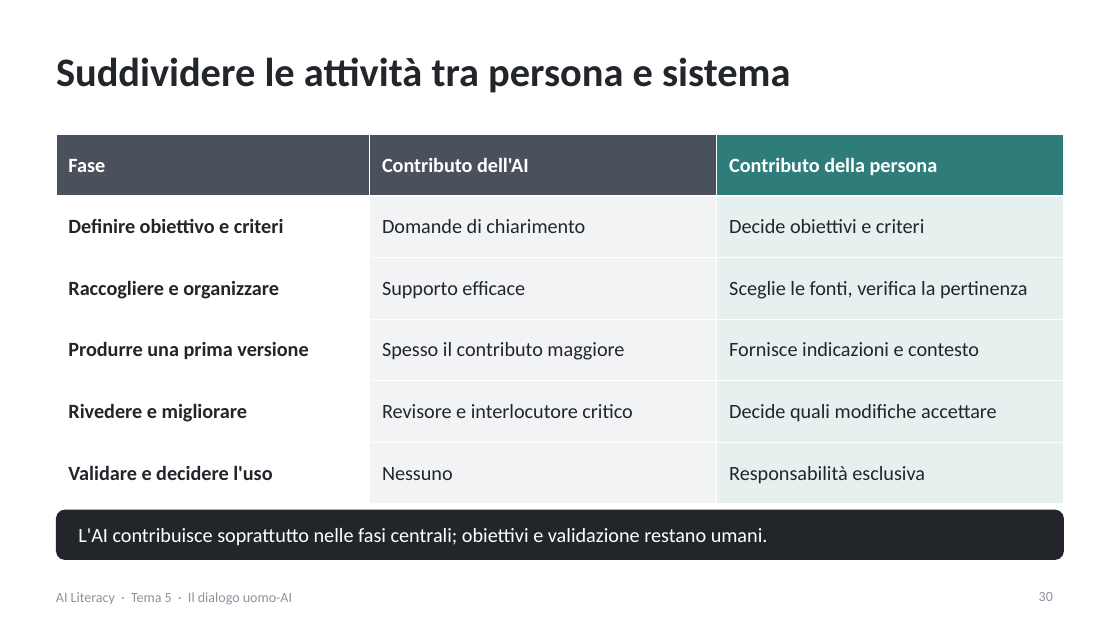
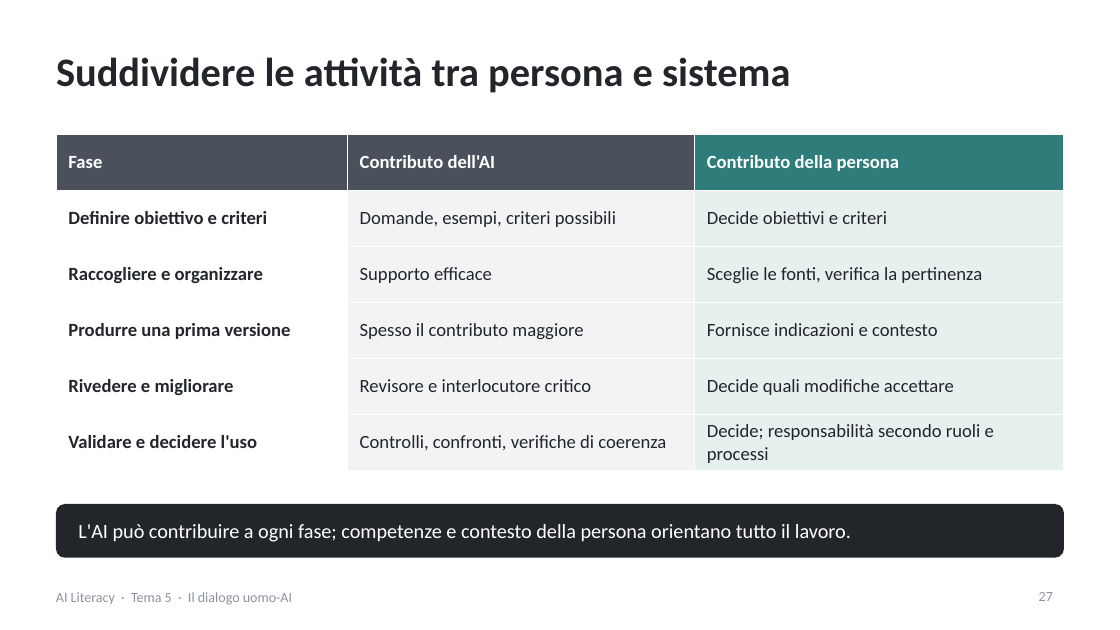
Before and after one commit to NetAi-IT/Formazione-AI-Literacy-Official, a slide deck: slide 27 of Base/Tema5_Dialogo_uomo_AI.pptx (slide 30 before the commit). Drawn at 1120x630 pixels with LibreOffice and Linux fonts; fonts in the diff are those of the drawing. Boxes give left, top, right and bottom in pixels: in the first picture for what was removed or moved away, otherwise in the second. Text is boxed around its words. In the diff, an @@ line names an element or a change of style, - is before the commit and + after.

```diff
--- a/Base/Tema5_Dialogo_uomo_AI.pptx
+++ b/Base/Tema5_Dialogo_uomo_AI.pptx
@@ table at (x1=56, y1=134, x2=1064, y2=467) @@
-row 2, column 2: Domande di chiarimento
+row 2, column 2: Domande, esempi, criteri possibili
-row 6, column 2: Nessuno
+row 6, column 2: Controlli, confronti, verifiche di coerenza
-row 6, column 3: Responsabilità esclusiva
+row 6, column 3: Decide; responsabilità secondo ruoli e processi
@@ size 13 to 12 pt in "Fase", "Contributo dell'AI", "Contributo della persona", "Definire obiettivo e criteri" and 11 more places @@
@@ rounded rectangle resized from (x1=56, y1=510, x2=1064, y2=560) to (x1=56, y1=504, x2=1064, y2=558) @@
@@ rounded rectangle at (x1=56, y1=504, x2=1064, y2=558): proportions changed @@
@@ text at (x1=78, y1=524, x2=851, y2=542): text changed @@
-L'AI contribuisce soprattutto nelle fasi centrali; obiettivi e validazione restano umani.
+L'AI può contribuire a ogni fase; competenze e contesto della persona orientano tutto il lavoro.
@@ page number at (x1=1039, y1=592, x2=1053, y2=601): text changed @@
-30
+27
```
Also in this commit, not shown: 35 other slides changed, 9 slides added, 24 slides removed, 1 other file.
